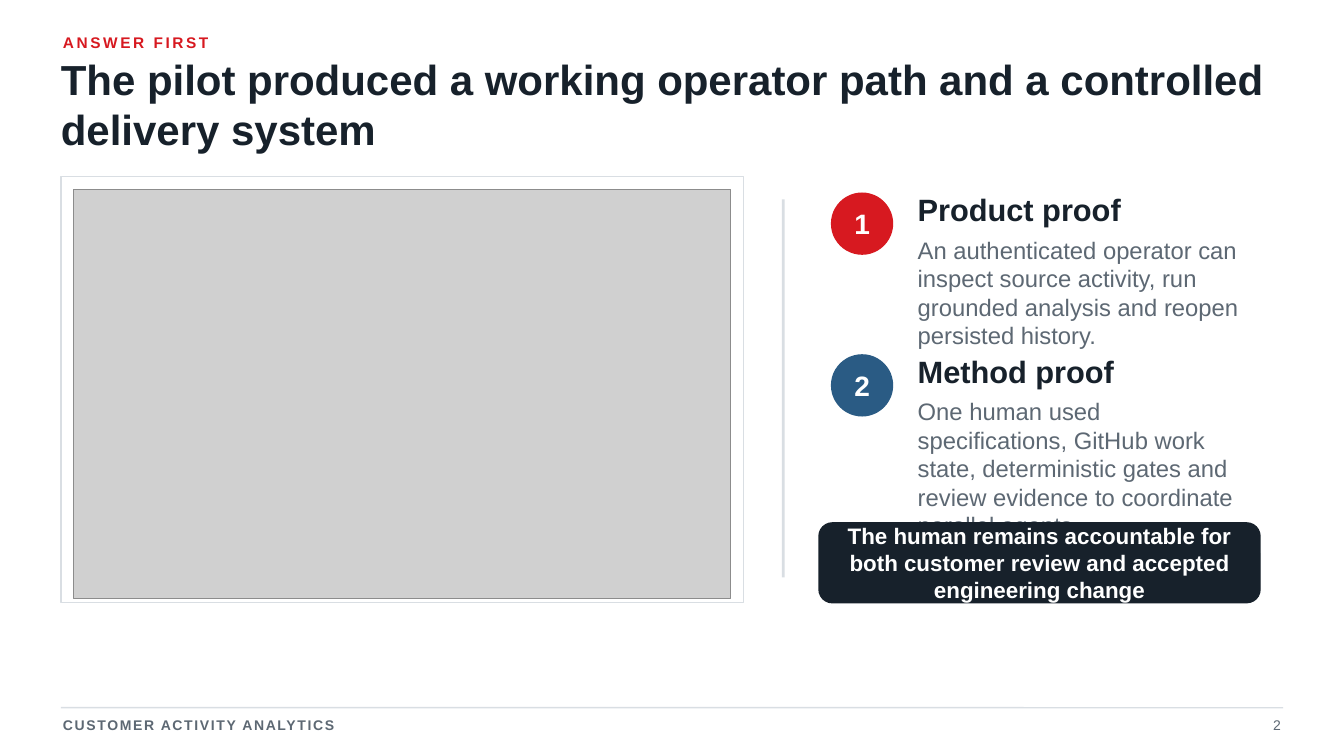
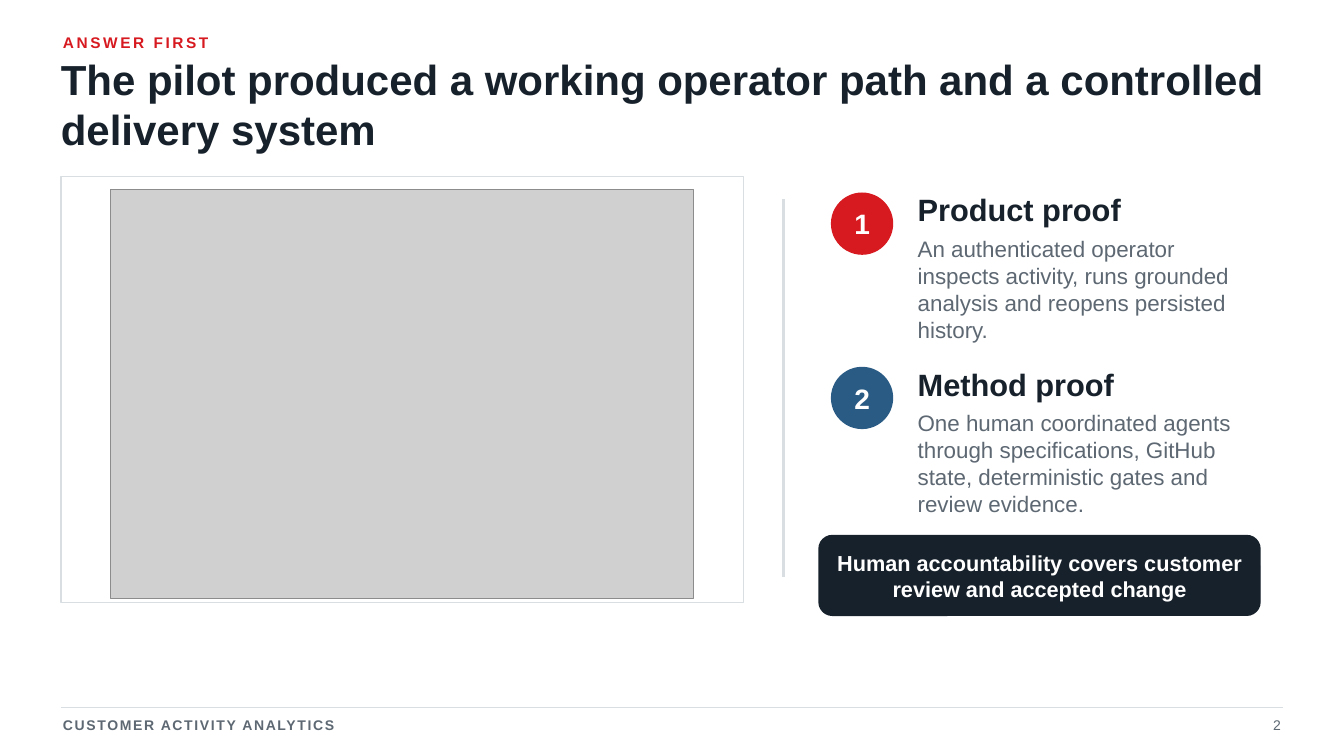
Before and after one commit to jdoe-dev-159753/specgraph-reference-app, a slide deck: slide 2 of docs/presentation/output/SpecGraph_presentation_working_v0.8.pptx. Drawn at 1344x756 pixels with LibreOffice and Linux fonts; fonts in the diff are those of the drawing; grey boxes stand for pictures. Boxes give left, top, right and bottom in pixels: in the first picture for what was removed or moved away, otherwise in the second. Text is boxed around its words. In the diff, an @@ line names an element or a change of style, - is before the commit and + after.

Commit message:
docs: preserve presentation evidence fidelity

```diff
--- a/docs/presentation/output/SpecGraph_presentation_working_v0.8.pptx
+++ b/docs/presentation/output/SpecGraph_presentation_working_v0.8.pptx
@@ picture: place and size @@
-picture at <box>74,190,731,599</box>
+picture at <box>111,190,694,599</box>
@@ text at <box>918,241,1228,343</box>: text changed; size 17 to 16 pt @@
-An authenticated operator can inspect source activity, run grounded analysis and reopen persisted history.
+An authenticated operator inspects activity, runs grounded analysis and reopens persisted history.
@@ ellipse: place and size @@
-ellipse at <box>832,355,892,415</box>
+ellipse at <box>832,368,892,429</box>
@@ text at <box>918,415,1230,512</box>: text changed; size 17 to 16 pt @@
-One human used specifications, GitHub work state, deterministic gates and review evidence to coordinate parallel agents.
+One human coordinated agents through specifications, GitHub state, deterministic gates and review evidence.
@@ 2 texts, 1 rounded rectangle: place and size @@
-2 texts, 1 rounded rectangle at <box>819,360,1260,603</box>
+2 texts, 1 rounded rectangle at <box>819,373,1260,615</box>
@@ text at <box>837,555,1242,601</box>: text changed; size 16 to 15.5 pt @@
-The human remains accountable for both customer review and accepted engineering change
+Human accountability covers customer review and accepted change
```
Also in this commit, not shown: 2 other slides changed, 2 other files.
